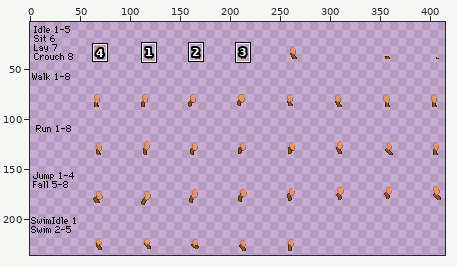
Sprite sheet -- humanoid/wr/vulpix/legs/hindlegBack.png. Above: a wide view before the commit, with the close-up outlined.
Close-up. First the earlier version:
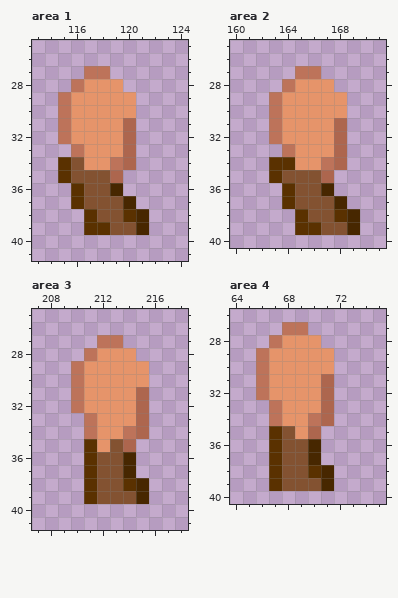
The file is 432x240 pixels. Shown: area 1: x 113..124, y 25..41; area 2: x 160..171, y 25..40; area 3: x 207..218, y 25..41; area 4: x 64..75, y 26..40. The wide view leaves out empty margins. The commit also changed other parts of the picture, which this record leaves out.
After the commit:
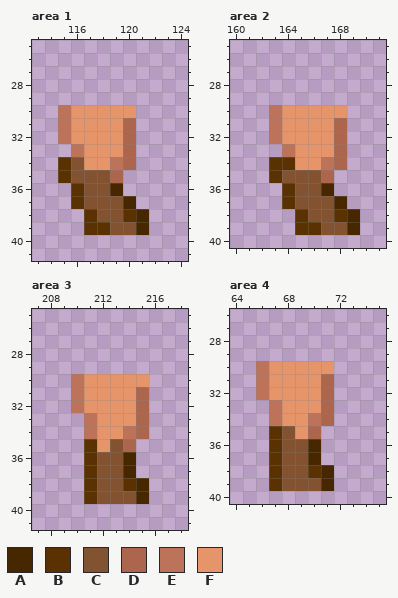
Palette (. is transparent): A #472700  B #5a3100  C #835231  D #ad664e  E #bd735a  F #e6946a
Change:
Changed rows in their new state; - is an unchanged pixel.
Area 1:
first column x 115:
27 --..--
28 -....-
29 ......
Area 2:
first column x 163:
27 --..--
28 -....-
29 ......
Area 3:
first column x 210:
27 --..--
28 -....-
29 ......
Area 4:
first column x 66:
27 --..--
28 -....-
29 ......
